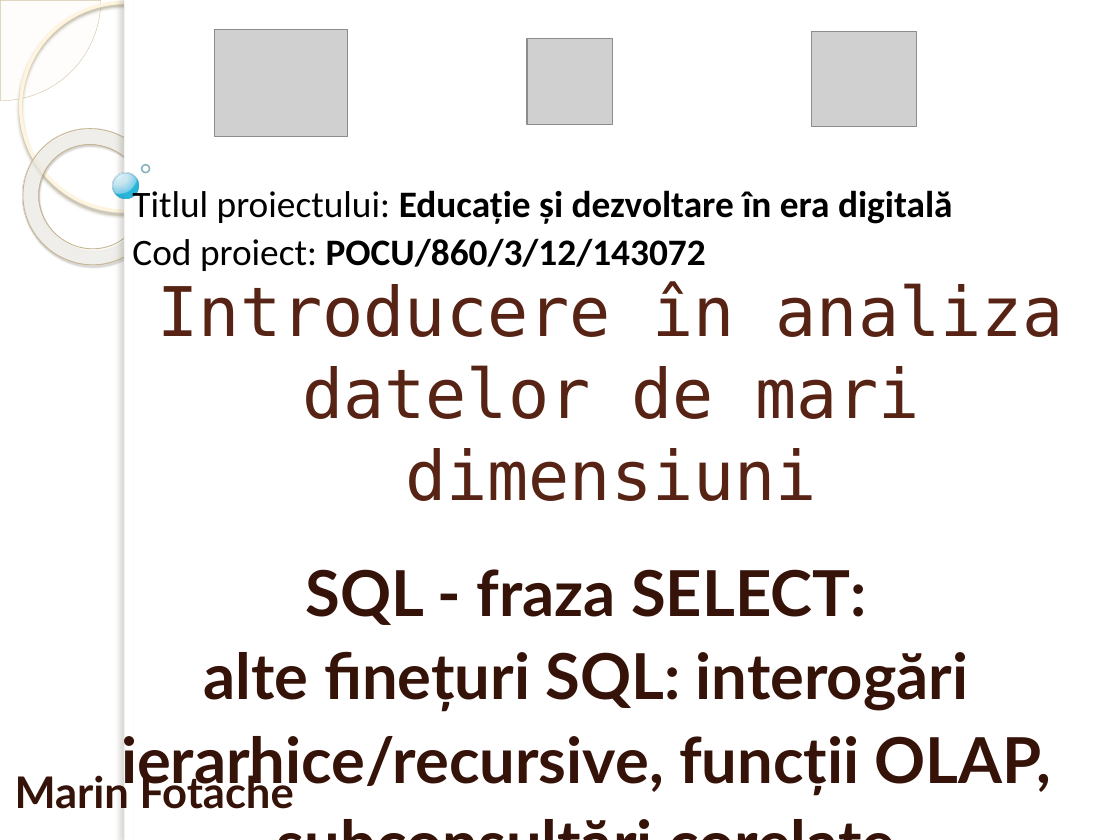
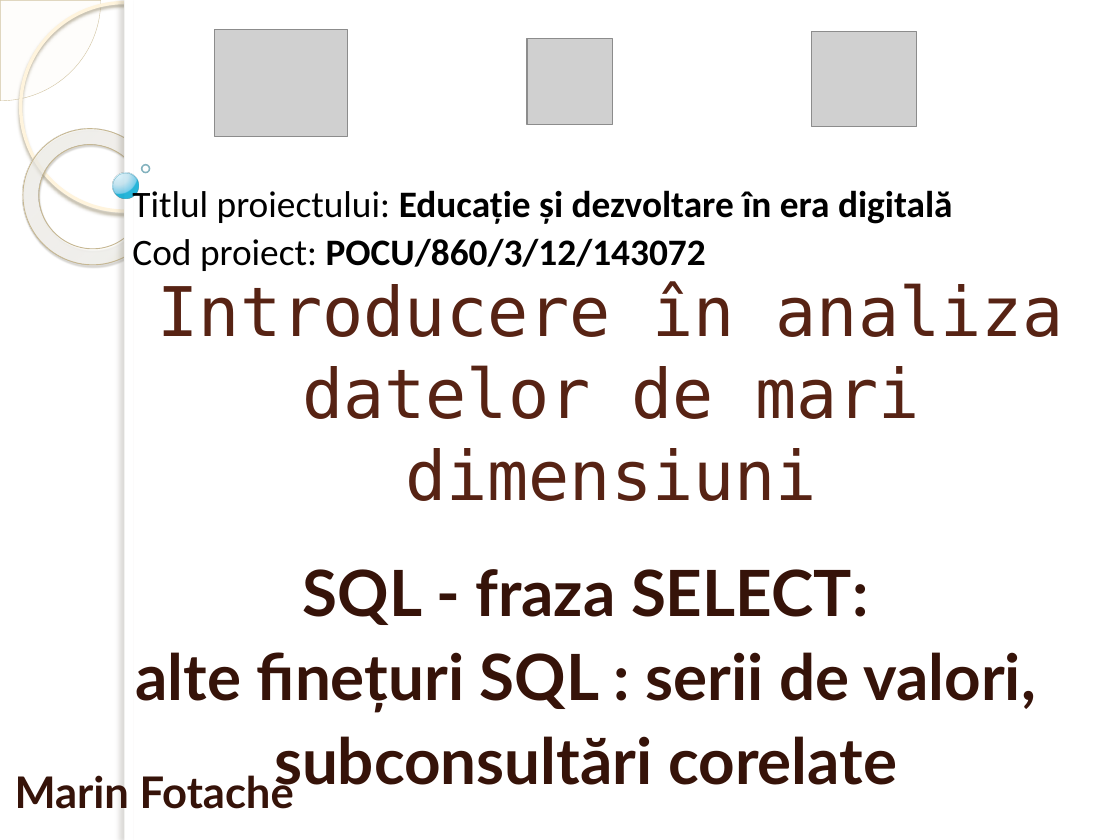
Before and after one commit to marinfotache/POCU-860-3-12-143072, a slide deck: slide 1 of 3 SQL/07a5_SQL9_SELECT_Fineturi.pptx. Drawn at 1120x840 pixels with LibreOffice and Linux fonts; fonts in the diff are those of the drawing; grey boxes stand for pictures; background and template pictures are left out. Boxes give left, top, right and bottom in pixels: in the first picture for what was removed or moved away, otherwise in the second. Text is boxed around its words. In the diff, an @@ line names an element or a change of style, - is before the commit and + after.

```diff
--- a/3 SQL/07a5_SQL9_SELECT_Fineturi.pptx
+++ b/3 SQL/07a5_SQL9_SELECT_Fineturi.pptx
@@ subtitle at (x1=303, y1=569, x2=869, y2=625): size 40.7 to 41 pt in "SQL - fraza SELECT:" @@
@@ subtitle at (x1=136, y1=652, x2=1036, y2=797): text changed; size 40.7 to 41 pt @@
-alte finețuri SQL: interogări ierarhice/recursive, funcții OLAP, subconsultări corelate
+alte finețuri SQL : serii de valori, subconsultări corelate
```
Also in this commit, not shown: 41 slides removed, 8 other files.
